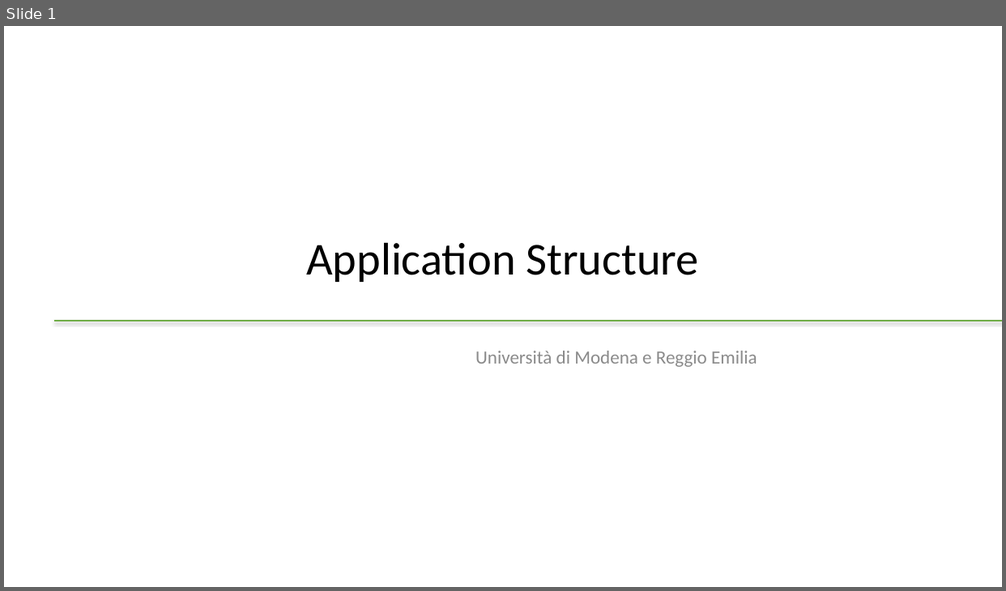
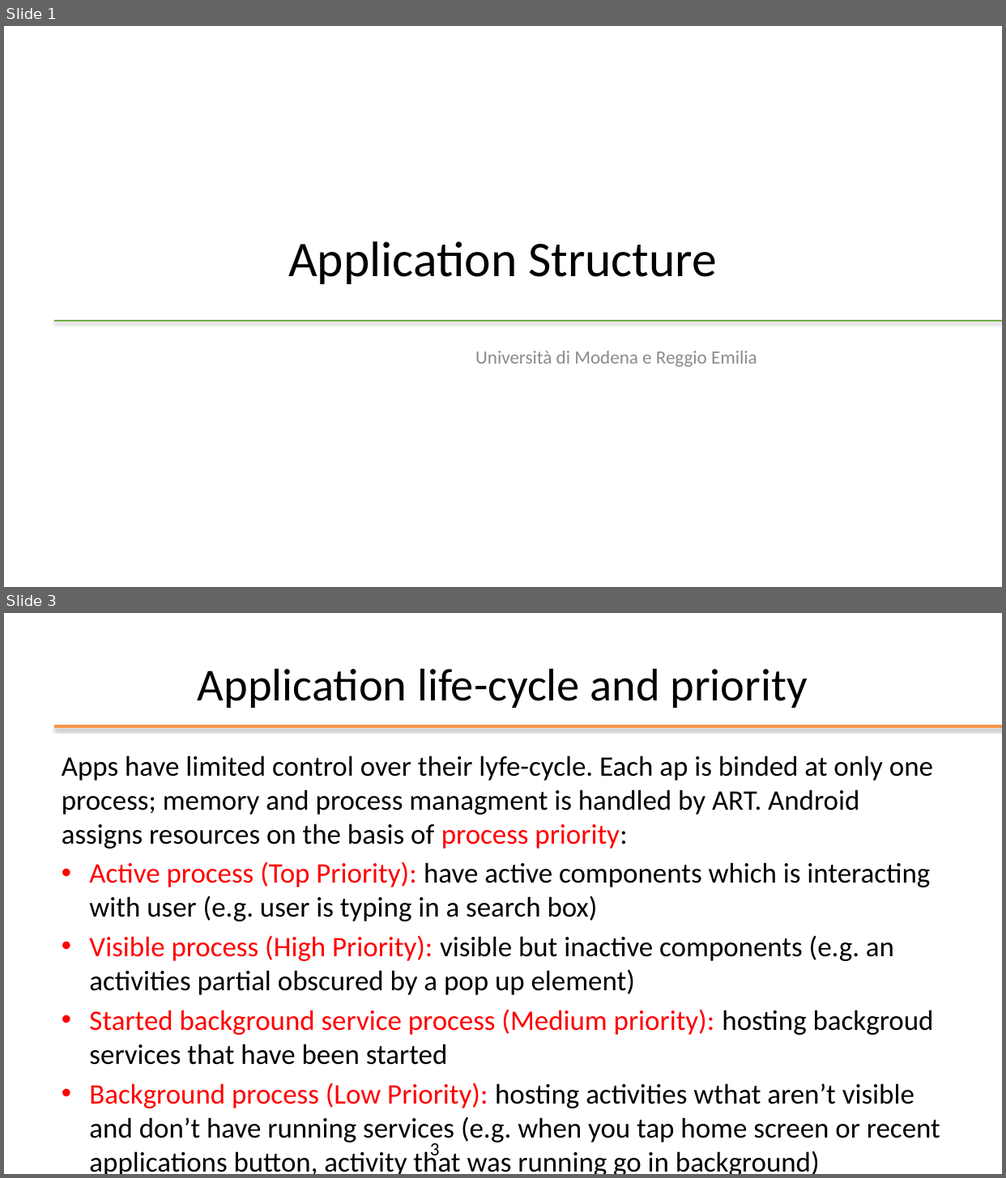
Before and after one commit to kevinmala00/ATTIVITA-PROGETTUALE, a slide deck: slides/03 - Application-structure.pptx. Shown one above the other, each under a label of ours: slide 1 before the commit, slides 1 and 3 after it; the slides between them are not shown. The pictures are 1006x591 and 1006x1178 pixels, drawn with LibreOffice and Linux fonts; fonts in the diff are those of the drawing; background and template pictures are left out. Boxes give left, top, right and bottom in pixels: in the first picture for what was removed or moved away, otherwise in the second. Text is boxed around its words. In the diff, an @@ line names an element or a change of style, - is before the commit and + after.

Commit message:
M1 -> COMPLETED (add android libraries and adroid framework)

```diff
--- a/slides/03 - Application-structure.pptx
+++ b/slides/03 - Application-structure.pptx
@@ slide 3 added at [4,613,1002,1174], background #FFFFFF @@
@@ title added at [198,668,808,708], 44 pt, text #000000 @@
+Application life-cycle and priority
@@ line added from (54, 726) to (1002, 726), #F79646 3 pt @@
@@ text added at [62,756,940,1174], 27.2 pt, text #000000 @@
+Apps have limited control over their lyfe-cycle. Each ap is binded at only one process; memory and process managment is handled by ART. Android assigns resources on the basis of process priority:
+• Active process (Top Priority): have active components which is interacting with user (e.g. user is typing in a search box)
+• Visible process (High Priority): visible but inactive components (e.g. an activities partial obscured by a pop up element)
+• Started background service process (Medium priority): hosting backgroud services that have been started
+• Background process (Low Priority): hosting activities wthat aren’t visible and don’t have running services (e.g. when you tap home screen or recent applications button, activity that was running go in background)
@@ page number added at [430,1144,440,1161], 18 pt, text #000000 @@
+3
@@ slide 1 changed as well @@
@@ title "Application Structure" at [288,241,717,284]: size 44 to 48 pt @@
```
Also in this commit, not shown: 2 other slides added, 10 slides removed, 2 other files.
